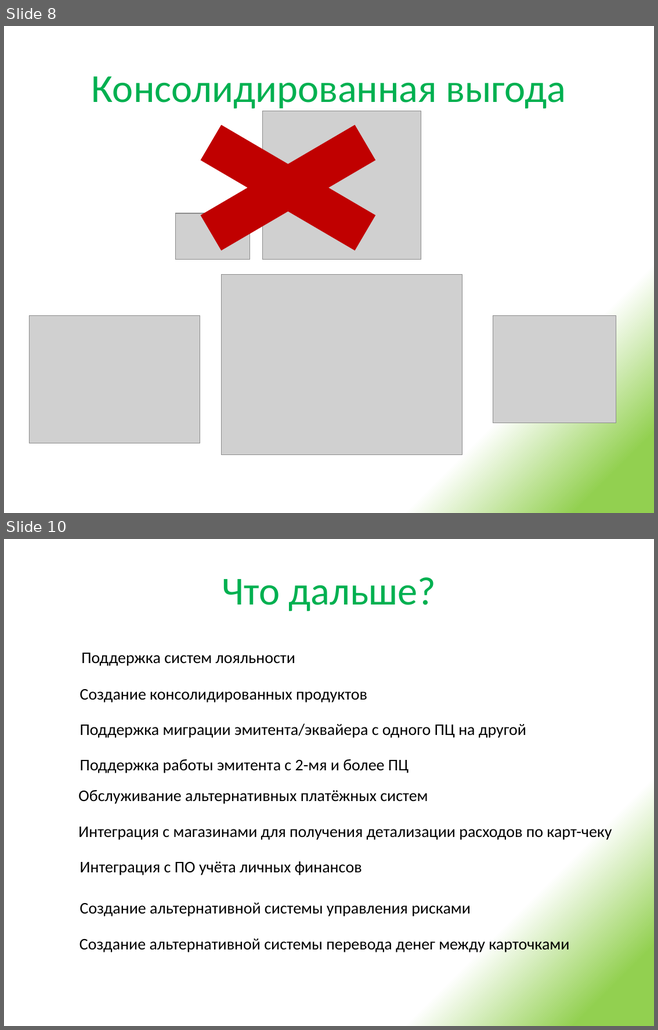
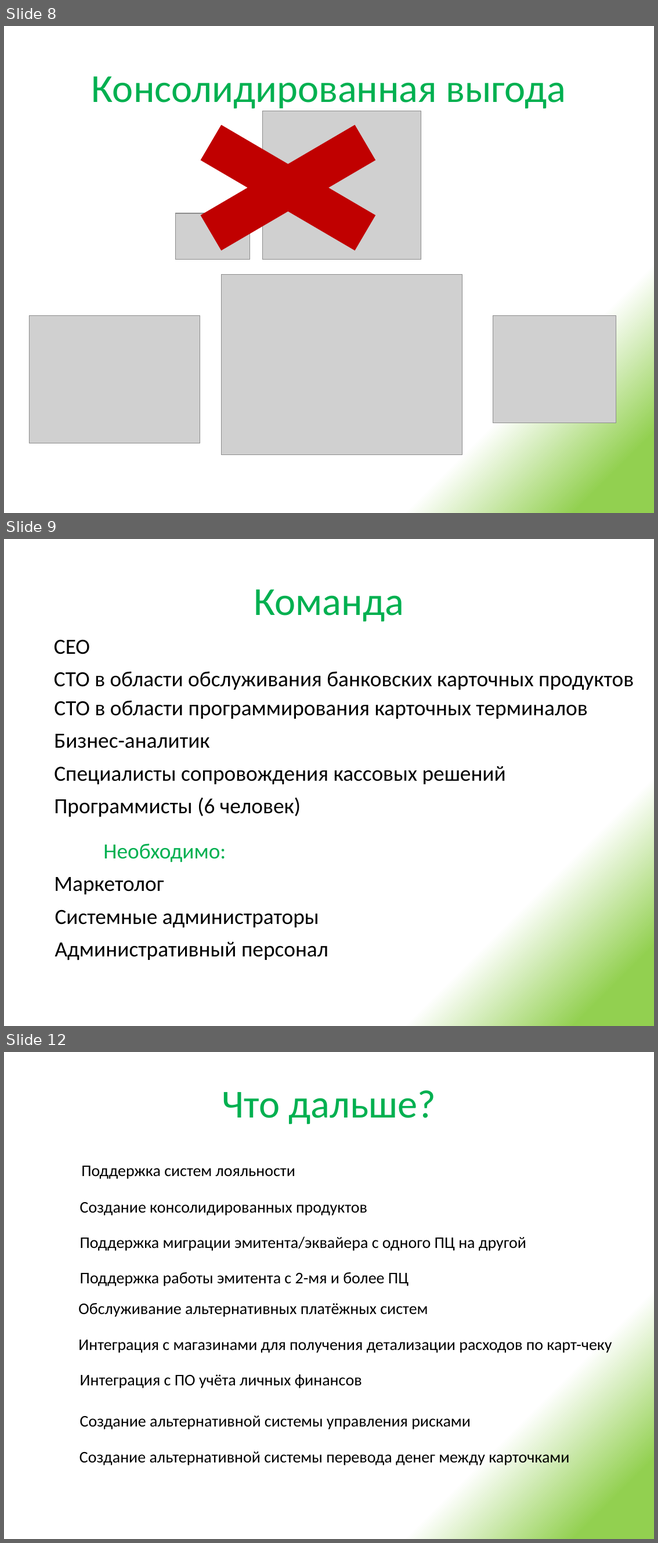
Before and after one commit to urgal/scft, a slide deck: Docs/Презентация решения.pptx. Shown one above the other, each under a label of ours: slides 8 and 10 before the commit, slides 8, 9 and 12 after it; the slides between them are not shown. The pictures are 658x1030 and 658x1543 pixels, drawn with LibreOffice and Linux fonts; fonts in the diff are those of the drawing; grey boxes stand for pictures. Boxes give left, top, right and bottom in pixels: in the first picture for what was removed or moved away, otherwise in the second. Text is boxed around its words. In the diff, an @@ line names an element or a change of style, - is before the commit and + after.

```diff
--- a/Docs/Презентация решения.pptx
+++ b/Docs/Презентация решения.pptx
@@ slide 9 added at (4,539,654,1026), background gradient #92D050 to #FFFFFF @@
@@ title added at (253,589,404,622), 44 pt, text #00B050 @@
+Команда
@@ text added at (54,639,90,654), 24 pt, text #000000 @@
+CEO
@@ text added at (54,671,633,690), 24 pt, text #000000 @@
+CTO в области обслуживания банковских карточных продуктов
@@ text added at (54,700,587,719), 24 pt, text #000000 @@
+CTO в области программирования карточных терминалов
@@ text added at (54,734,209,748), 24 pt, text #000000 @@
+Бизнес-аналитик
@@ text added at (54,766,506,784), 24 pt, text #000000 @@
+Специалисты сопровождения кассовых решений
@@ text added at (54,798,300,817), 24 pt, text #000000 @@
+Программисты (6 человек)
@@ text added at (103,843,226,862), 24 pt, text #00B050 @@
+Необходимо:
@@ text added at (54,877,164,895), 24 pt, text #000000 @@
+Маркетолог
@@ text added at (55,910,319,928), 24 pt, text #000000 @@
+Системные администраторы
@@ text added at (55,942,328,960), 24 pt, text #000000 @@
+Административный персонал
@@ what was slide 10 is now slide 12 @@
```
Also in this commit, not shown: 3 slides changed, 2 other slides added, 1 slide removed, 1 other file.
